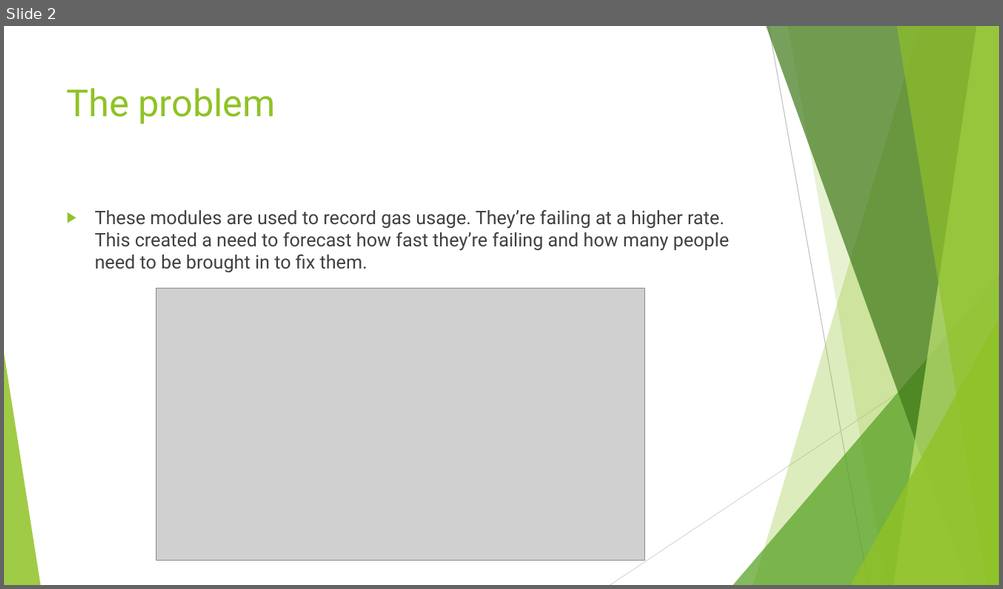
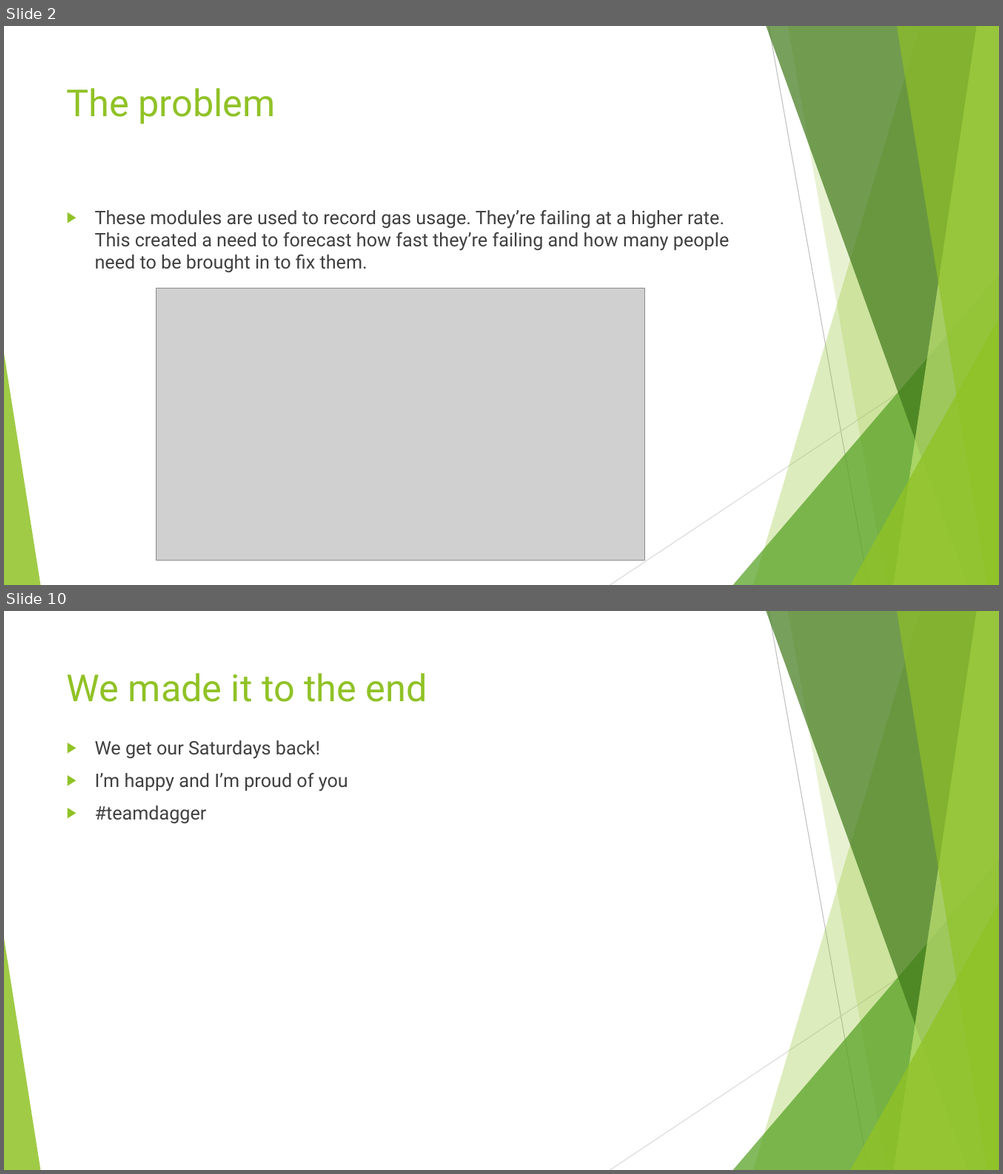
Before and after one commit to RedDirtSixKiller/Final_Project, a slide deck: Forecasting Module Failures.pptx. Shown one above the other, each under a label of ours: slide 2 before the commit, slides 2 and 10 after it; the slides between them are not shown. The pictures are 1003x589 and 1003x1174 pixels, drawn with LibreOffice and Linux fonts; fonts in the diff are those of the drawing; grey boxes stand for pictures. Boxes give left, top, right and bottom in pixels: in the first picture for what was removed or moved away, otherwise in the second. Text is boxed around its words. In the diff, an @@ line names an element or a change of style, - is before the commit and + after.

```diff
--- a/Forecasting Module Failures.pptx
+++ b/Forecasting Module Failures.pptx
@@ slide 10 added at (4,611,999,1170), background #FFFFFF; not listed: 10 template elements that a slide beside it also shows @@
@@ title added at (67,673,427,702), 36 pt, text #90C226 @@
+We made it to the end
@@ text added at (95,741,348,824), 18 pt, text #404040 @@
+▶ We get our Saturdays back!
+▶ I’m happy and I’m proud of you
+▶ #teamdagger
```
Also in this commit, not shown: 6 slides changed, 1 other slide added, 5 other files.
